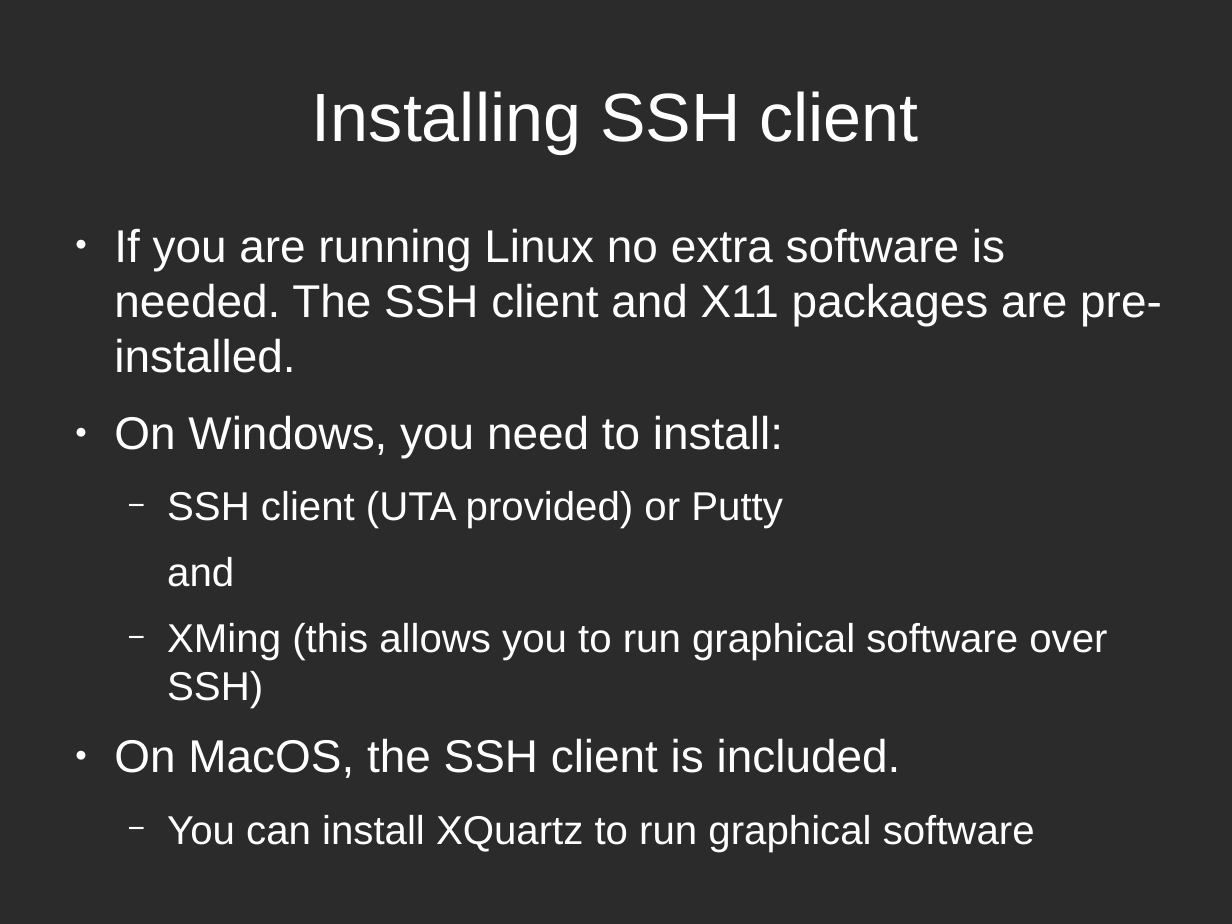
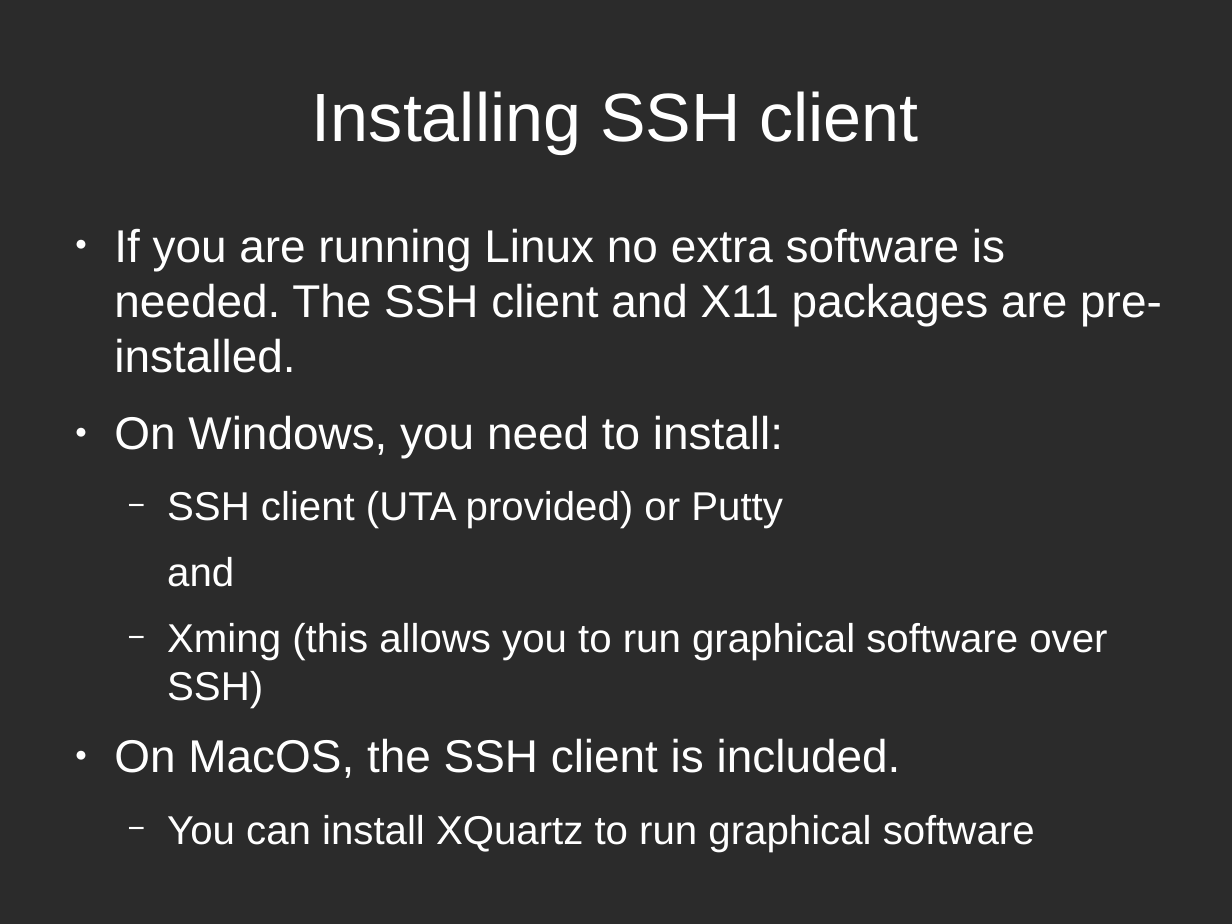
Before and after one commit to LUGatUTA/Presentations-Public, a slide deck: slide 13 of omega_server/uta_omega.odp. Drawn at 1232x924 pixels with LibreOffice and Linux fonts; fonts in the diff are those of the drawing; background and template pictures are left out; a plain dark background stands for a picture behind light text. Boxes give left, top, right and bottom in pixels: in the first picture for what was removed or moved away, otherwise in the second. Text is boxed around its words. In the diff, an @@ line names an element or a change of style, - is before the commit and + after.

```diff
--- a/omega_server/uta_omega.odp
+++ b/omega_server/uta_omega.odp
@@ text at box(167, 623, 1107, 709): text changed @@
-  − XMing (this allows you to run graphical software over SSH)
+  − Xming (this allows you to run graphical software over SSH)
```
Also in this commit, not shown: 6 other slides changed, 1 slide added, 1 other file.
